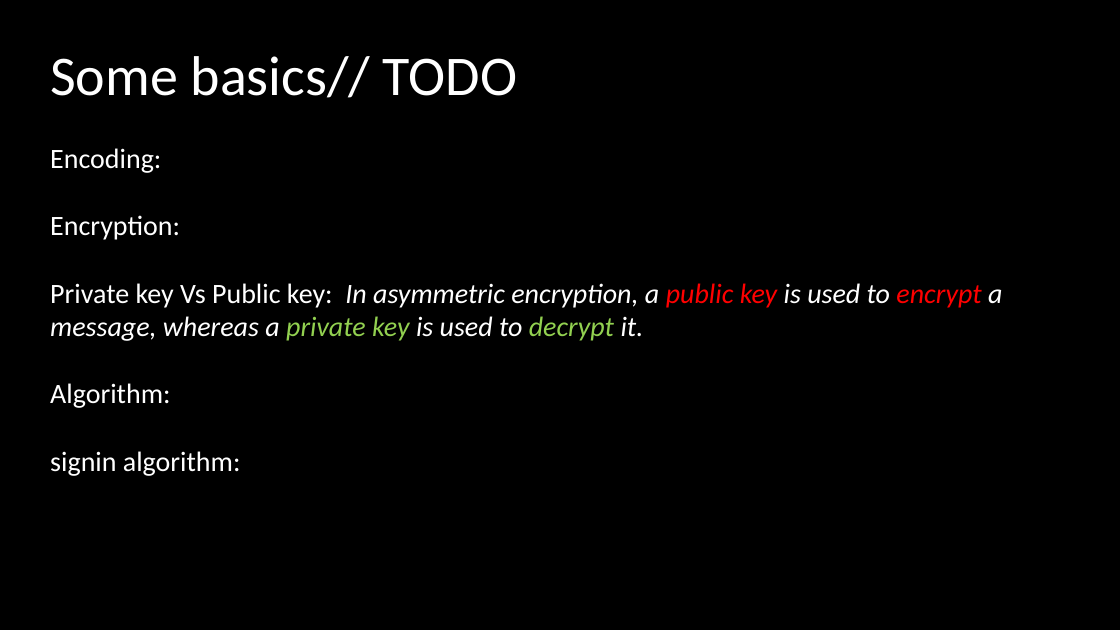
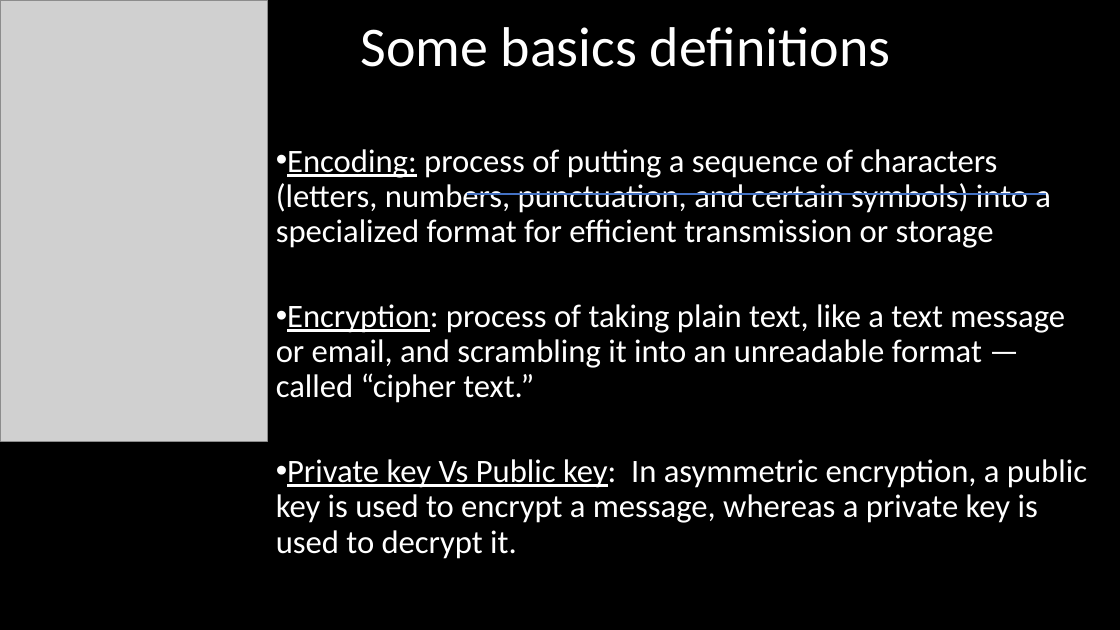
Before and after one commit to asafnaory/nestjs-course, a slide deck: slide 17 of presentations/lecture_jwt.pptx. Drawn at 1120x630 pixels with LibreOffice and Linux fonts; fonts in the diff are those of the drawing; grey boxes stand for pictures. Boxes give left, top, right and bottom in pixels: in the first picture for what was removed or moved away, otherwise in the second. Text is boxed around its words. In the diff, an @@ line names an element or a change of style, - is before the commit and + after.

Commit message:
update presentation

```diff
--- a/presentations/lecture_jwt.pptx
+++ b/presentations/lecture_jwt.pptx
@@ picture added at [0, 0, 267, 441] @@
@@ title "Some basics definitions" at [360, 27, 891, 67]: vertical alignment middle to bottom @@
@@ title at [360, 27, 891, 67]: text changed @@
-Some basics// TODO
+Some basics definitions
@@ text "Encoding: process of putting a ...": place and size @@
-text "Encoding: process of putting a ..." at [50, 148, 1002, 476]
+text "Encoding: process of putting a ..." at [276, 149, 1087, 559]
@@ text at [276, 149, 1065, 403]: text changed; size 24 to 28 pt @@
-Encoding:
-Encryption:
+• Encoding: process of putting a sequence of characters (letters, numbers, punctuation, and certain symbols) into a specialized format for efficient transmission or storage
+• Encryption: process of taking plain text, like a text message or email, and scrambling it into an unreadable format — called “cipher text.”
@@ line added from (467, 194) to (1047, 194), #4472C4 1.5 pt @@
@@ text at [50, 383, 241, 476]: paragraphs removed @@
-Algorithm:
-signin algorithm:
@@ text at [276, 459, 1087, 559]: size 24 to 28 pt in "Private key Vs Public key: In asymmetric ..."; text colour #FF0000 to #FFFFFF in "public key encrypt"; text colour #92D050 to #FFFFFF in "private key decrypt"; italic off in "In asymmetric encryption, a public key is ..."; underline on in "Private key Vs Public key:"; bullet none to •; line spacing 1 to 0.9; more space between paragraphs @@
```
Also in this commit, not shown: 12 other slides changed, 3 slides added, 1 slide removed.
